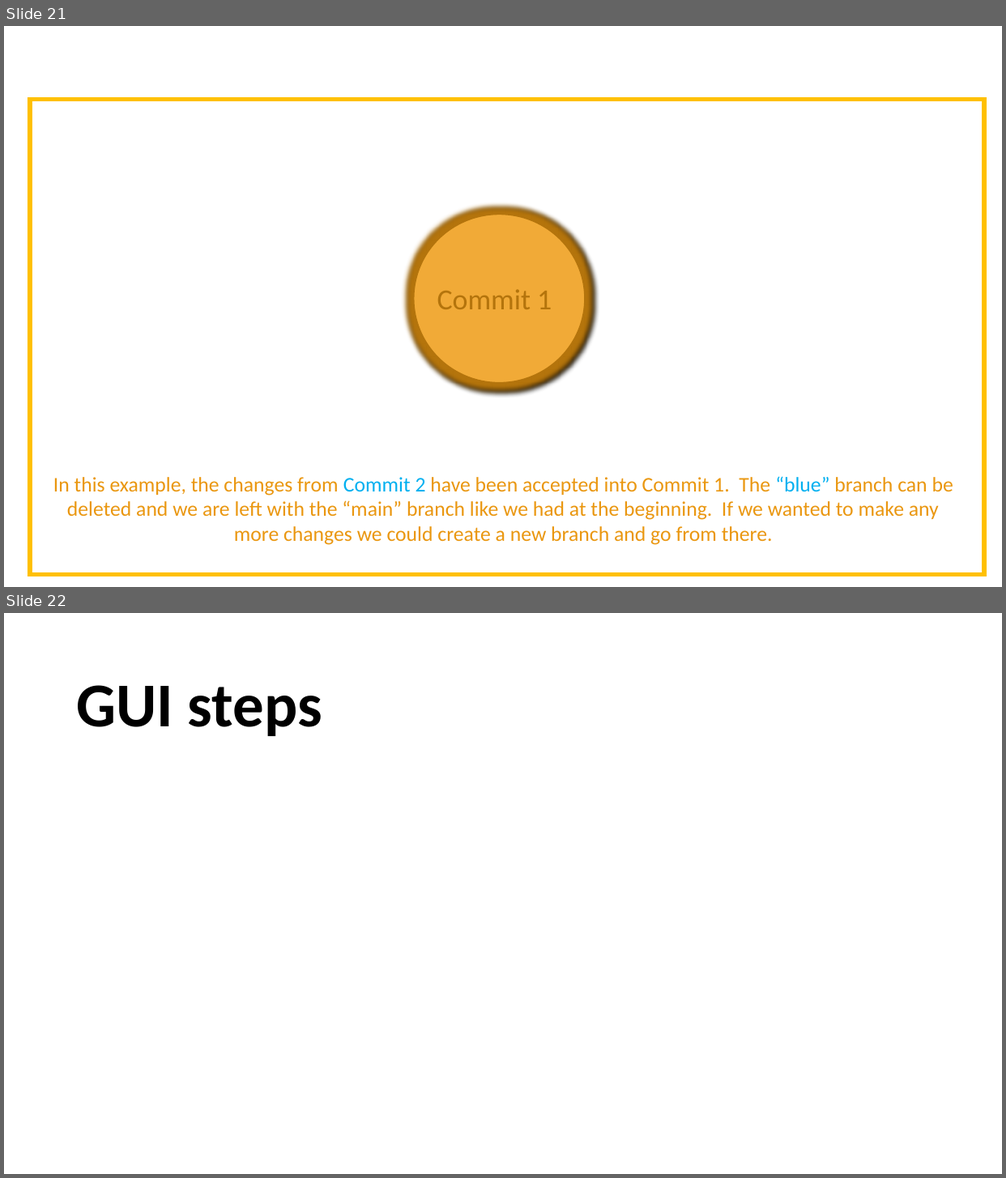
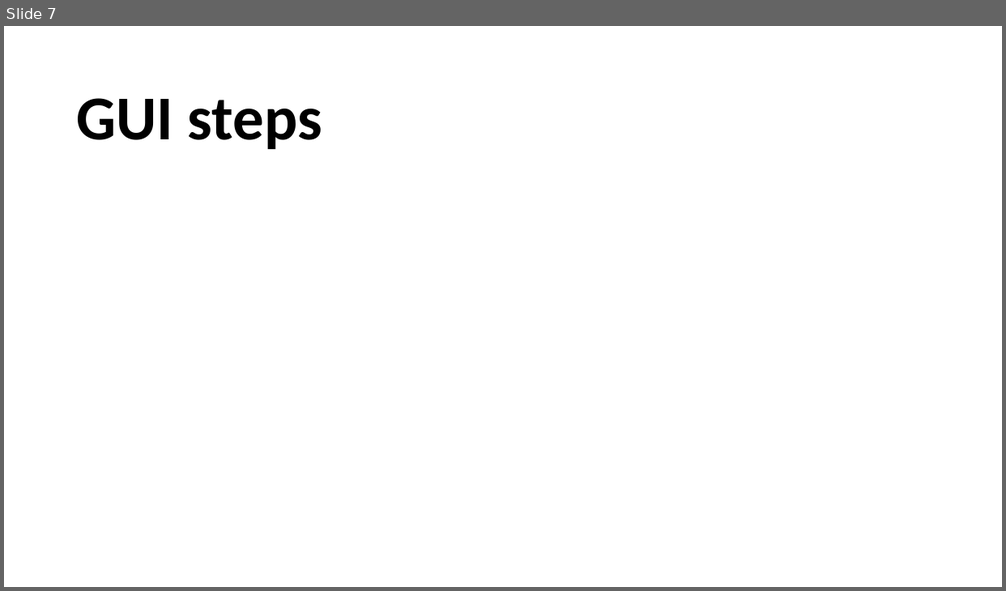
Before and after one commit to moj-analytical-services/intro_to_github_training, a slide deck: GitGitHub slides.pptx. Shown one above the other, each under a label of ours: slides 21 and 22 before the commit, slide 7 after it. The pictures are 1006x1178 and 1006x591 pixels, drawn with LibreOffice and Linux fonts; fonts in the diff are those of the drawing. Boxes give left, top, right and bottom in pixels: in the first picture for what was removed or moved away, otherwise in the second. Text is boxed around its words. In the diff, an @@ line names an element or a change of style, - is before the commit and + after.

```diff
--- a/GitGitHub slides.pptx
+++ b/GitGitHub slides.pptx
@@ slide 21 removed at box(4, 26, 1002, 587), background #FFFFFF @@
@@ rectangle removed at box(29, 100, 984, 574) @@
@@ ellipse removed at box(414, 214, 586, 383) @@
@@ text removed at box(437, 290, 552, 310) @@
-Commit 1
@@ text removed at box(53, 476, 953, 545) @@
-In this example, the changes from Commit 2 have been accepted into Commit 1. The “blue” branch can be deleted and we are left with the “main” branch like we had at the beginning. If we wanted to make any more changes we could create a new branch and go from there.
@@ what was slide 22 is now slide 7 @@
```
Also in this commit, not shown: 14 other slides removed.
